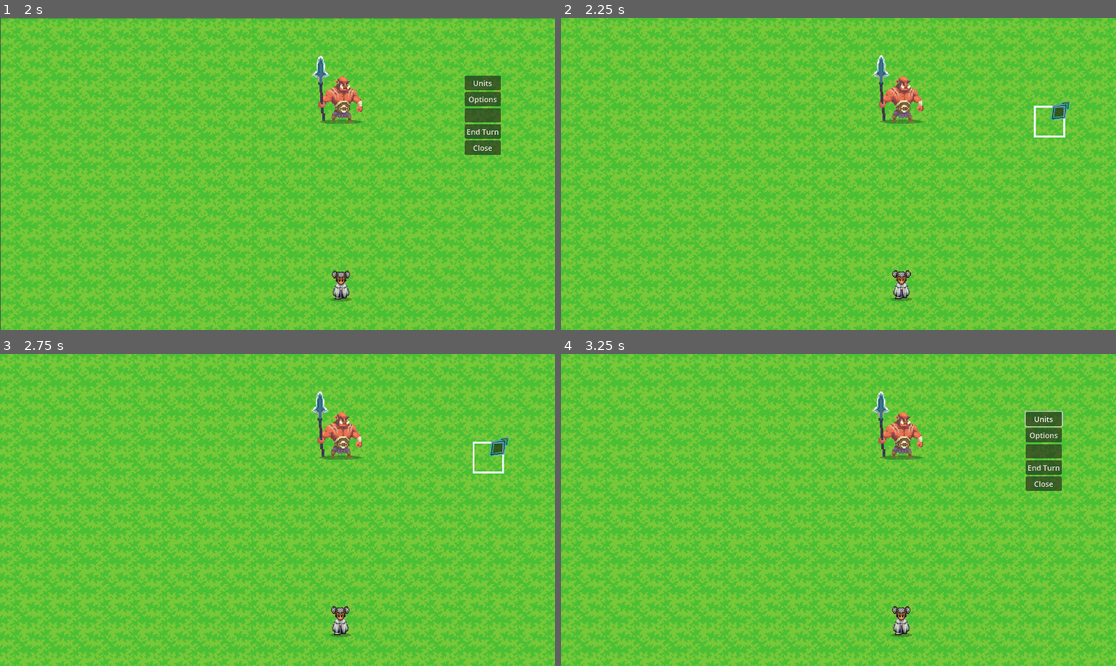
Above: before the commit, frames 1-4 (two rows, left to right).
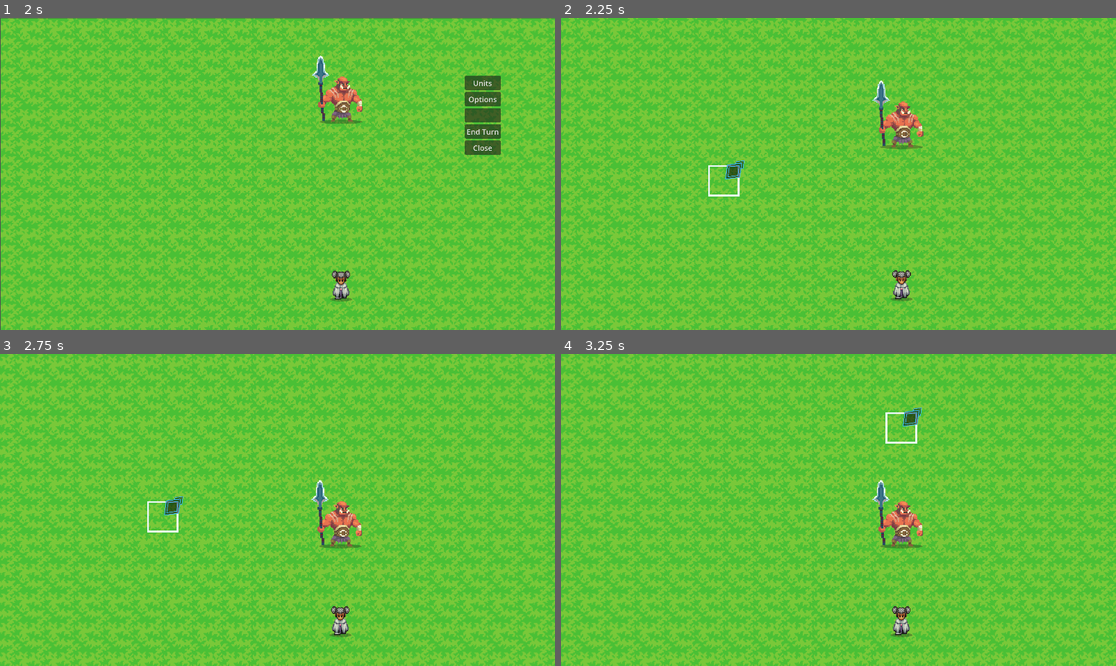
Above: after the commit, the same moments.

Repository: TheKangGaming/bloomblight
Game: Godot game, scene res://scenes/level/game.tscn
Same seed, same stepped clock (60 frames per second), same inputs: the game is played once before the commit and once after it.
Inputs (mouse positions are in pixels of both pictures, inside the frame that each line leads up to):
- Up to frame 1 (2 s): tap Enter (ui_accept) at 0.5, 0.77, 1.52 s; move the mouse to (399, 158) at 0.52 s; press the mouse at (399, 158) at 0.53 s; hold D (right) 0.53-1.28 s; tap C at 0.8, 1.35 s; move the mouse to (166, 189) at 1.27 s; release the mouse at (166, 189) at 1.28 s; hold S (down) from 1.28 s (still down); click (166, 189) at 1.55 s
- Up to frame 2 (2.25 s): release S (down) at 2 s; click "End Turn" at 2 s
- Up to frame 3 (2.75 s): no input
- Up to frame 4 (3.25 s): move the mouse to (894, 441) at 2.77 s; hold D (right) from 2.78 s (still down); tap Space (action) at 2.85 s; tap C at 3.05 s

Frame 1 is identical in both runs. In frame 2, 1.9% of the frame differs, in the area x 26-92%, y 11-58%; in frame 3, 2.2%; in frame 4, 3.4%, in the area x 49-91%, y 1-100%.

Commit message:
Update GameBoard.gd

Diff:
--- a/GameBoard/GameBoard.gd
+++ b/GameBoard/GameBoard.gd
@@ -10,6 +10,9 @@
 const ActionMenu = preload("res://Menus/ActionMenu.tscn")
 ## Resource of type Grid.
 @export var grid: Resource
+
+enum TurnPhase { PLAYER, ENEMY }
+var current_phase: TurnPhase = TurnPhase.PLAYER
 
 ## Mapping of coordinates of a cell to a reference to the unit it contains.
 var _units := {}
@@ -342,16 +345,20 @@
 
 		return # Stop running the rest of the function if we are in targeting mode!
 
+	# --- 2. MOVEMENT / SELECTION INTERCEPT ---
 	if not _active_unit and _units.has(cell):
 		var unit = _units[cell]
 
-		# Check if the unit has already taken its turn!
+		# NEW: If the unit is an enemy, the player CANNOT move them!
+		if unit.is_enemy:
+			# Later, we can make clicking an enemy show their danger radius.
+			# For now, we just completely ignore the click.
+			return
+
+		# Check if the player unit has already taken its turn!
 		if unit.is_wait:
-			# Open the pause menu so the player can easily click "End Turn"
-			var pause_menu = PauseMenu.instantiate()
-			add_child(pause_menu)
+			_show_pause_menu()
 		else:
-			# Wakey wakey, time to move!
 			_select_unit(cell)
 
 	elif _active_unit != null:
@@ -430,18 +437,115 @@
 	_deselect_active_unit()
 	_cursor.is_active = true
 
+## Called when the player presses "End Turn" or all player units are exhausted
 func end_player_phase() -> void:
-	# 1. Loop through all units on the board
+	# 1. Lock the player out entirely
+	_cursor.is_active = false
+	current_phase = TurnPhase.ENEMY
+
+	print("ENEMY PHASE START")
+
+	# 2. Trigger the Enemy Phase Logic (We will build the AI inside this!)
+	start_enemy_phase()
+
+## Loops through all enemies and lets them act
+func start_enemy_phase() -> void:
+	print("ENEMY PHASE START")
+
+	# 1. Gather all living enemies and players currently on the board
+	var enemies = []
+	var players = []
 	for cell in _units:
 		var unit = _units[cell]
-		if unit.is_player:
-			# Wake them up!
+		if unit.is_enemy:
+			enemies.append(unit)
+		else:
+			players.append(unit)
+
+	# 2. Process each enemy one by one
+	for enemy in enemies:
+		# Skip if the enemy was somehow killed (future-proofing for counter-attacks)
+		if not is_instance_valid(enemy) or enemy.health <= 0:
+			continue
+
+		# A. Find the absolute closest player unit
+		var target_player: Unit = null
+		var distance_to_closest = 99999
+
+		for player in players:
+			if not is_instance_valid(player) or player.health <= 0:
+				continue
+
+			# Calculate Manhattan distance (grid steps) to the player
+			var dist = abs(enemy.cell.x - player.cell.x) + abs(enemy.cell.y - player.cell.y)
+			if dist < distance_to_closest:
+				distance_to_closest = dist
+				target_player = player
+
+		# B. If we found a player to hunt, let's move!
+		if target_player:
+			# Get all blue tiles this enemy could theoretically walk to
+			var walkable_cells = get_walkable_cells(enemy)
+
+			var best_cell = enemy.cell
+			var best_dist = distance_to_closest
+
+			# C. Find which walkable cell puts the enemy closest to the target player
+			for cell in walkable_cells:
+				# You cannot end your turn standing on an ally!
+				if is_occupied(cell) and _units[cell] != enemy:
+					continue
+
+				var dist = abs(cell.x - target_player.cell.x) + abs(cell.y - target_player.cell.y)
+
+				# We want to minimize distance to the target
+				if dist < best_dist:
+					best_dist = dist
+					best_cell = cell
+
+			# D. Move the Enemy!
+			if best_cell != enemy.cell:
+				# We hijack the unit_path to calculate the route, but we DON'T draw the blue line!
+				_unit_path.initialize(walkable_cells)
+				var path = _unit_path._pathfinder.calculate_point_path(enemy.cell, best_cell)
+
+				# Update the GameBoard's dictionary memory
+				_units.erase(enemy.cell)
+				_units[best_cell] = enemy
+
+				# Physically walk and wait for the animation to finish
+				enemy.walk_along(path)
+				await enemy.walk_finished
+			else:
+				# If they can't move, just add a tiny delay so it feels like they "thought" about it
+				await get_tree().create_timer(0.2).timeout
+
+			# E. Attack Check! Calculate distance from the NEW position
+			var final_dist = abs(enemy.cell.x - target_player.cell.x) + abs(enemy.cell.y - target_player.cell.y)
+			if final_dist <= enemy.attack_range:
+				await enemy.attack(target_player)
+
+		# Add a slight delay before the next Orc takes its turn
+		await get_tree().create_timer(0.3).timeout
+
+	# 3. All enemies have acted! Pass the baton back to the player.
+	start_player_phase()
+
+## Wakes all player units up and hands control back to the player
+func start_player_phase() -> void:
+	print("PLAYER PHASE START")
+	current_phase = TurnPhase.PLAYER
+
+	# Wake up all player units!
+	for cell in _units:
+		var unit = _units[cell]
+		if not unit.is_enemy: # If it's a player unit
 			unit.is_wait = false
 			var visuals = unit.get_node_or_null("PathFollow2D/Visuals")
 			if visuals:
-				visuals.modulate = Color.WHITE # Remove the grey filter
-
-	# 2. Re-enable the cursor
+				visuals.modulate = Color.WHITE
+
+	# Hand control back to the player
 	_cursor.is_active = true
 
 ## Enters the targeting state, drawing red squares around the unit's current position
